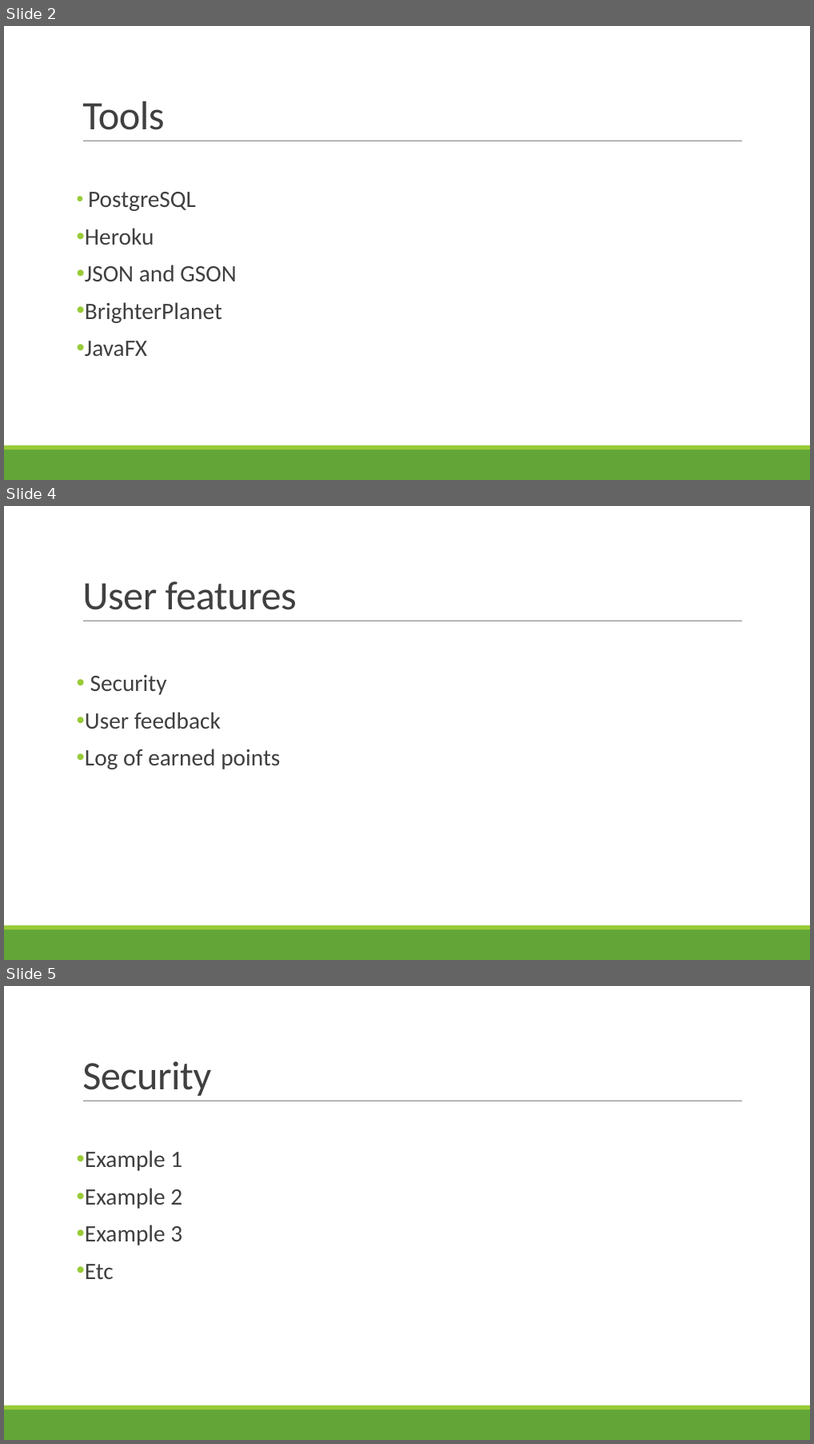
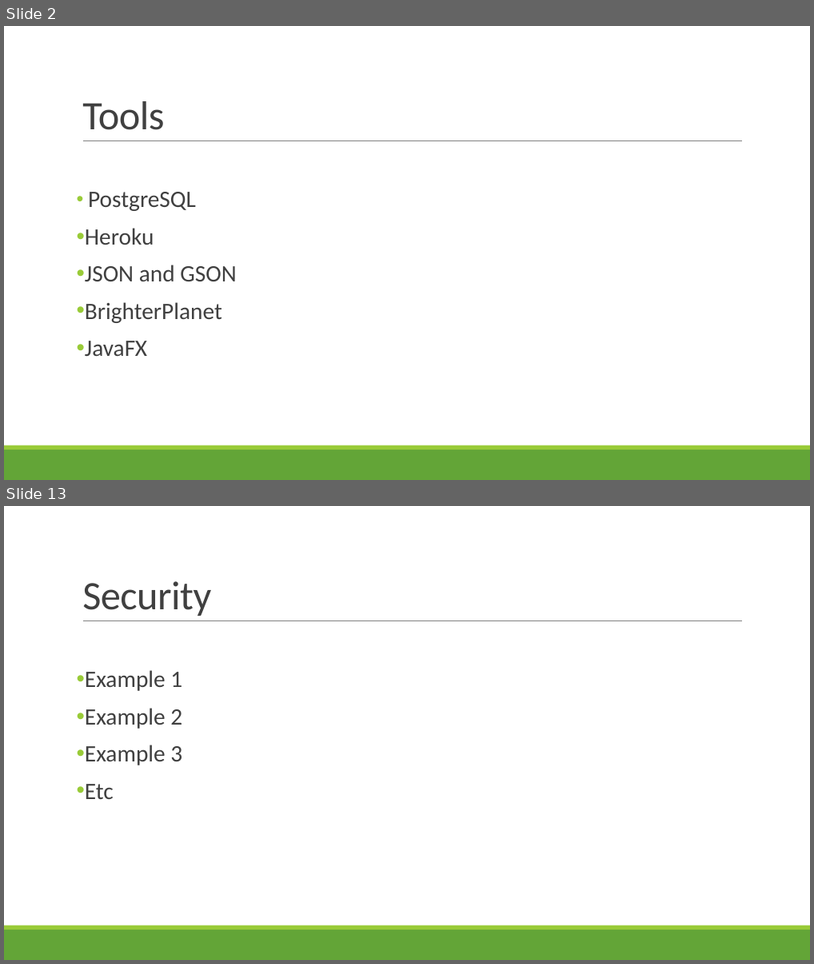
Before and after one commit to shossains/OOPProject, a slide deck: PpGoGreen.pptx. Shown one above the other, each under a label of ours: slides 2, 4 and 5 before the commit, slides 2 and 13 after it; the slides between them are not shown. The pictures are 814x1444 and 814x964 pixels, drawn with LibreOffice and Linux fonts; fonts in the diff are those of the drawing. Boxes give left, top, right and bottom in pixels: in the first picture for what was removed or moved away, otherwise in the second. Text is boxed around its words. In the diff, an @@ line names an element or a change of style, - is before the commit and + after.

```diff
--- a/PpGoGreen.pptx
+++ b/PpGoGreen.pptx
@@ slide 4 removed at (4, 506, 810, 960), background #FFFFFF; not listed: 3 template elements that a slide beside it also shows @@
@@ title removed at (82, 581, 297, 610) @@
-User features
@@ text removed at (85, 675, 280, 769) @@
-• Security
-• User feedback
-• Log of earned points
@@ what was slide 5 is now slide 13 @@
```
Also in this commit, not shown: 1 slide changed, 9 slides added, 3 other slides removed.
